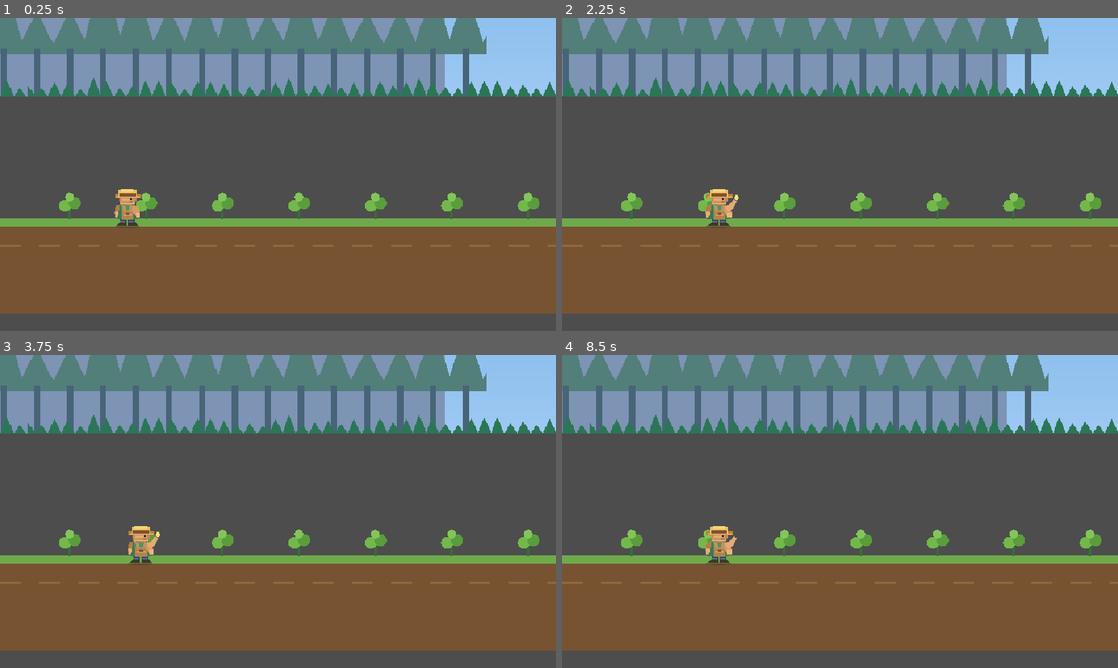
Above: before the commit, frames 1-4 (two rows, left to right).
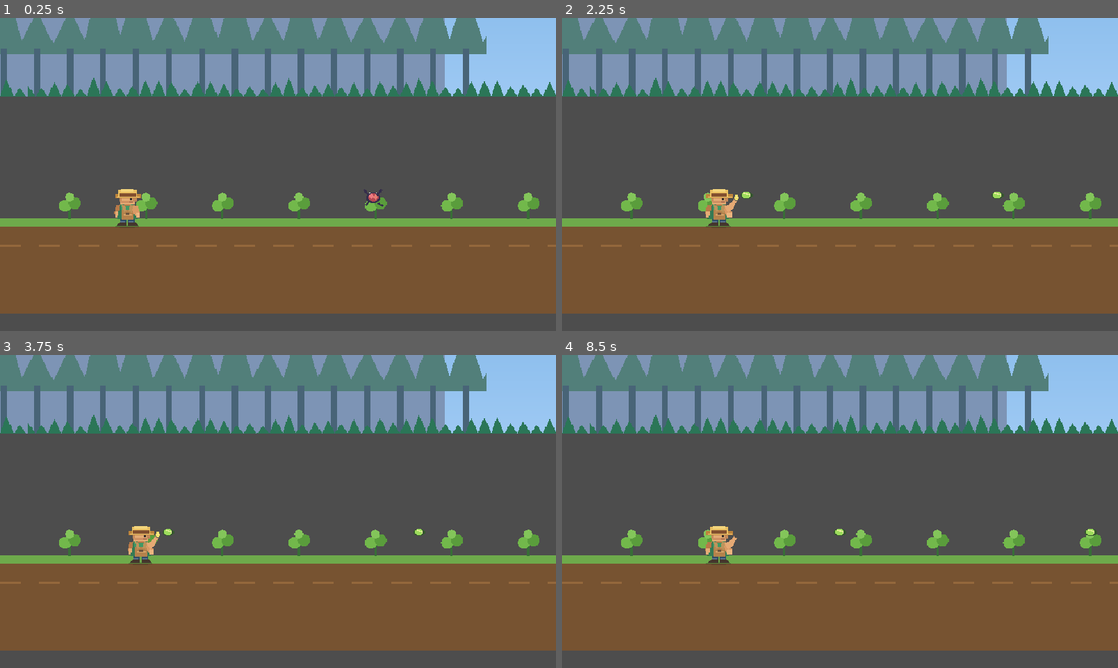
Above: after the commit, the same moments.

Repository: KlozoG-coder/0SW-JeuxVideo
Game: Godot game, scene res://scenes/Main.tscn
The game is run twice, just before and just after one commit, with the same random seed, the same clock (stepped at 60 frames per second) and the same inputs.
Inputs:
- Up to frame 1 (0.25 s): no input
- Up to frame 2 (2.25 s): tap Enter at 0.5 s; hold J (attack) 0.53-1.28 s; hold D (right) 0.53-2.03 s; tap W (jump) at 0.77, 1.52 s; tap J (attack) at 1.35 s; hold A (left) from 2.03 s (still down); hold J (attack) from 2.03 s (still down)
- Up to frame 3 (3.75 s): release A (left) at 2.78 s; release J (attack) at 2.78 s; hold D (right) from 2.78 s (still down); tap J (attack) at 2.85 s; tap W (jump) at 3.02 s; hold J (attack) from 3.53 s (still down)
- Up to frame 4 (8.5 s): tap W (jump) at 3.77, 4.52, 6.02, 6.77, 7.52 s; release D (right) at 4.28 s; release J (attack) at 4.28 s; hold A (left) 4.28-5.03 s; tap J (attack) at 4.35, 5.85, 7.35 s; hold D (right) 5.03-5.78 s; hold J (attack) 5.03-5.78 s; hold A (left) 5.78-7.28 s; hold J (attack) 6.53-7.28 s; hold D (right) from 7.28 s (still down); hold J (attack) from 8.03 s (still down)

The runs differ from the first frame. In frame 1, less than 0.1% of the frame differs, in the area x 65-69%, y 54-61%; in frame 2, less than 0.1%; in frame 3, less than 0.1%; in frame 4, less than 0.1%.

Commit message:
Code : fait

Diff:
--- /dev/null
+++ b/Labo02/src/scenes/Insect.tscn
@@ -0,0 +1,19 @@
+[gd_scene load_steps=4 format=3]
+
+[ext_resource type="Script" path="res://scripts/insect.gd" id="1"]
+[ext_resource type="Texture2D" path="res://assets/insect.png" id="2"]
+
+[sub_resource type="CircleShape2D" id="1"]
+radius = 10.0
+
+[node name="Insect" type="Area2D"]
+collision_layer = 8
+collision_mask = 0
+script = ExtResource("1")
+
+[node name="Sprite2D" type="Sprite2D" parent="."]
+texture_filter = 1
+texture = ExtResource("2")
+
+[node name="CollisionShape2D" type="CollisionShape2D" parent="."]
+shape = SubResource("1")
--- a/Labo02/src/scenes/Main.tscn
+++ b/Labo02/src/scenes/Main.tscn
@@ -1,6 +1,7 @@
-[gd_scene load_steps=9 format=3]
+[gd_scene load_steps=10 format=3]
 
 [ext_resource type="PackedScene" path="res://scenes/Player.tscn" id="1"]
+[ext_resource type="PackedScene" path="res://scenes/Insect.tscn" id="2"]
 [ext_resource type="Script" path="res://scripts/field.gd" id="3"]
 [ext_resource type="Texture2D" path="res://assets/sky.png" id="4"]
 [ext_resource type="Texture2D" path="res://assets/mountains.png" id="5"]
@@ -78,3 +79,18 @@
 
 [node name="Player" parent="." instance=ExtResource("1")]
 position = Vector2(145, 154)
+
+[node name="Insect1" parent="." instance=ExtResource("2")]
+position = Vector2(430, 154)
+
+[node name="Insect2" parent="." instance=ExtResource("2")]
+position = Vector2(800, 154)
+
+[node name="Insect3" parent="." instance=ExtResource("2")]
+position = Vector2(1200, 154)
+
+[node name="Insect4" parent="." instance=ExtResource("2")]
+position = Vector2(1600, 154)
+
+[node name="Insect5" parent="." instance=ExtResource("2")]
+position = Vector2(1950, 154)
--- /dev/null
+++ b/Labo02/src/scenes/Projectile.tscn
@@ -0,0 +1,19 @@
+[gd_scene load_steps=4 format=3]
+
+[ext_resource type="Script" path="res://scripts/projectile.gd" id="1"]
+[ext_resource type="Texture2D" path="res://assets/seed.png" id="2"]
+
+[sub_resource type="CircleShape2D" id="1"]
+radius = 5.0
+
+[node name="Projectile" type="Area2D"]
+collision_layer = 4
+collision_mask = 10
+script = ExtResource("1")
+
+[node name="Sprite2D" type="Sprite2D" parent="."]
+texture_filter = 1
+texture = ExtResource("2")
+
+[node name="CollisionShape2D" type="CollisionShape2D" parent="."]
+shape = SubResource("1")
--- a/Labo02/src/scripts/field.gd
+++ b/Labo02/src/scripts/field.gd
@@ -2,12 +2,12 @@
 
 # Décor minimal : sol et rangées de cultures, sans menu ni système de score.
 func _draw() -> void:
-    draw_rect(Rect2(0, 180, 2400, 110), Color("#775331"))
-    draw_rect(Rect2(0, 180, 2400, 10), Color("#6eaa4b"))
-    for x in range(80, 2370, 88):
-        draw_line(Vector2(x, 181), Vector2(x, 161), Color("#386e37"), 3.0)
-        draw_circle(Vector2(x - 5, 166), 7.0, Color("#72b84b"))
-        draw_circle(Vector2(x + 6, 163), 7.0, Color("#5a9d3c"))
-        draw_circle(Vector2(x, 156), 5.0, Color("#83c55a"))
-    for x in range(0, 2400, 45):
-        draw_line(Vector2(x, 212), Vector2(x + 24, 212), Color("#94683c"), 2.0)
+	draw_rect(Rect2(0, 180, 2400, 110), Color("#775331"))
+	draw_rect(Rect2(0, 180, 2400, 10), Color("#6eaa4b"))
+	for x in range(80, 2370, 88):
+		draw_line(Vector2(x, 181), Vector2(x, 161), Color("#386e37"), 3.0)
+		draw_circle(Vector2(x - 5, 166), 7.0, Color("#72b84b"))
+		draw_circle(Vector2(x + 6, 163), 7.0, Color("#5a9d3c"))
+		draw_circle(Vector2(x, 156), 5.0, Color("#83c55a"))
+	for x in range(0, 2400, 45):
+		draw_line(Vector2(x, 212), Vector2(x + 24, 212), Color("#94683c"), 2.0)
--- /dev/null
+++ b/Labo02/src/scripts/insect.gd
@@ -0,0 +1,12 @@
+extends Area2D
+
+var start_y: float = 0.0
+var time_passed: float = 0.0
+
+func _ready() -> void:
+    add_to_group("insects")
+    start_y = position.y
+
+func _process(delta: float) -> void:
+    time_passed += delta
+    position.y = start_y + sin(time_passed * 2.5) * 2.0
--- a/Labo02/src/scripts/player.gd
+++ b/Labo02/src/scripts/player.gd
@@ -5,7 +5,7 @@
 const JUMP_FORCE: float = -400.0
 const GRAVITY: float = 1050.0
 const MAX_FALL_SPEED: float = 750.0
-#const PROJECTILE_SCENE: PackedScene = preload("res://scenes/Projectile.tscn")
+const PROJECTILE_SCENE: PackedScene = preload("res://scenes/Projectile.tscn")
 
 @onready var sprite: Sprite2D = $Sprite2D
 @onready var anim: AnimationPlayer = $AnimationPlayer
@@ -24,8 +24,11 @@
 		sprite.flip_h = direction < 0.0
 
 func fire_projectile() -> void:
-	# Les projectiles sont intégrés dans la version 5.
-	pass
+	var projectile := PROJECTILE_SCENE.instantiate()
+	get_tree().current_scene.add_child(projectile)
+	var facing: float = -1.0 if sprite.flip_h else 1.0
+	projectile.global_position = global_position + Vector2(26.0 * facing, -14.0)
+	projectile.direction = facing
 
 func play_animation(name: String) -> void:
 	if anim.current_animation != name or not anim.is_playing():
--- /dev/null
+++ b/Labo02/src/scripts/projectile.gd
@@ -0,0 +1,23 @@
+extends Area2D
+
+const SPEED: float = 430.0
+var direction: float = 1.0
+var life_time: float = 1.8
+
+func _ready() -> void:
+    area_entered.connect(_on_area_entered)
+    body_entered.connect(_on_body_entered)
+
+func _physics_process(delta: float) -> void:
+    position.x += direction * SPEED * delta
+    life_time -= delta
+    if life_time <= 0.0:
+        queue_free()
+
+func _on_area_entered(area: Area2D) -> void:
+    if area.is_in_group("insects"):
+        area.queue_free()
+        queue_free()
+
+func _on_body_entered(_body: Node2D) -> void:
+    queue_free()
--- a/Labo02/src/scripts/state_machine.gd
+++ b/Labo02/src/scripts/state_machine.gd
@@ -6,37 +6,37 @@
 var states: Dictionary = {}
 
 func _ready() -> void:
-    for child in get_children():
-        if child is BaseState:
-            child.player = get_parent() as CharacterBody2D
-            states[child.name.to_lower()] = child
-            child.transitioned.connect(_on_transition)
-    call_deferred("_start")
+	for child in get_children():
+		if child is BaseState:
+			child.player = get_parent() as CharacterBody2D
+			states[child.name.to_lower()] = child
+			child.transitioned.connect(_on_transition)
+	call_deferred("_start")
 
 func _start() -> void:
-    if initial_state:
-        current_state = initial_state
-        current_state.enter()
+	if initial_state:
+		current_state = initial_state
+		current_state.enter()
 
 func _process(delta: float) -> void:
-    if current_state:
-        current_state.update(delta)
+	if current_state:
+		current_state.update(delta)
 
 func _physics_process(delta: float) -> void:
-    if current_state:
-        current_state.physics_update(delta)
+	if current_state:
+		current_state.physics_update(delta)
 
 func _unhandled_input(event: InputEvent) -> void:
-    if current_state:
-        current_state.handle_input(event)
+	if current_state:
+		current_state.handle_input(event)
 
 func _on_transition(from_state: BaseState, target: String) -> void:
-    if from_state != current_state:
-        return
-    var next_state: BaseState = states.get(target.to_lower())
-    if next_state == null:
-        push_warning("Unknown state: " + target)
-        return
-    current_state.exit()
-    current_state = next_state
-    current_state.enter()
+	if from_state != current_state:
+		return
+	var next_state: BaseState = states.get(target.to_lower())
+	if next_state == null:
+		push_warning("Unknown state: " + target)
+		return
+	current_state.exit()
+	current_state = next_state
+	current_state.enter()
--- a/Labo02/src/scripts/states/player_fall.gd
+++ b/Labo02/src/scripts/states/player_fall.gd
@@ -1,20 +1,20 @@
 extends BaseState
 
 func enter() -> void:
-	player.play_animation("Fall")
+    player.play_animation("Fall")
 
 func physics_update(delta: float) -> void:
-	player.apply_gravity(delta)
-	player.horizontal_motion(delta)
-	player.move_and_slide()
-	if player.is_on_floor():
-		if absf(Input.get_axis("left", "right")) > 0.0:
-			change_state("PlayerRun")
-		else:
-			change_state("PlayerIdle")
-	elif Input.is_action_just_pressed("attack"):
-		change_state("PlayerAttack")
+    player.apply_gravity(delta)
+    player.horizontal_motion(delta)
+    player.move_and_slide()
+    if player.is_on_floor():
+        if absf(Input.get_axis("left", "right")) > 0.0:
+            change_state("PlayerRun")
+        else:
+            change_state("PlayerIdle")
+    elif Input.is_action_just_pressed("attack"):
+        change_state("PlayerAttack")
 
 func handle_input(event: InputEvent) -> void:
-	if event.is_action_pressed("attack"):
-		change_state("PlayerAttack")
+    if event.is_action_pressed("attack"):
+        change_state("PlayerAttack")
Binary file added: Labo02/src/assets/insect.png
Not shown, added: Labo02/src/assets/insect.png.import
Binary file added: Labo02/src/assets/seed.png
Not shown, added: Labo02/src/assets/seed.png.import
Not shown, added: Labo02/src/scripts/insect.gd.uid
Not shown, changed: Labo02/src/scripts/player.gd.uid
Not shown, added: Labo02/src/scripts/projectile.gd.uid
